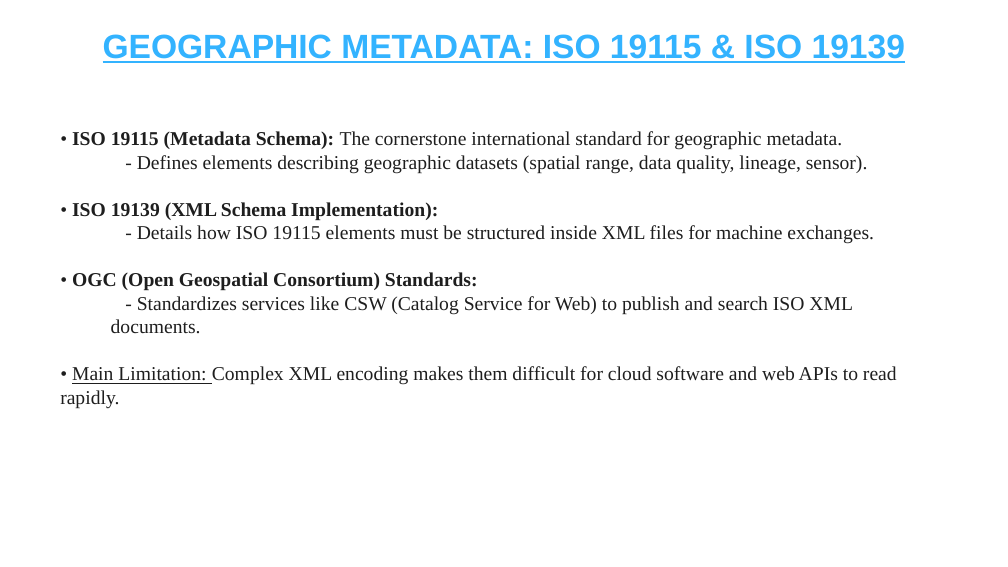
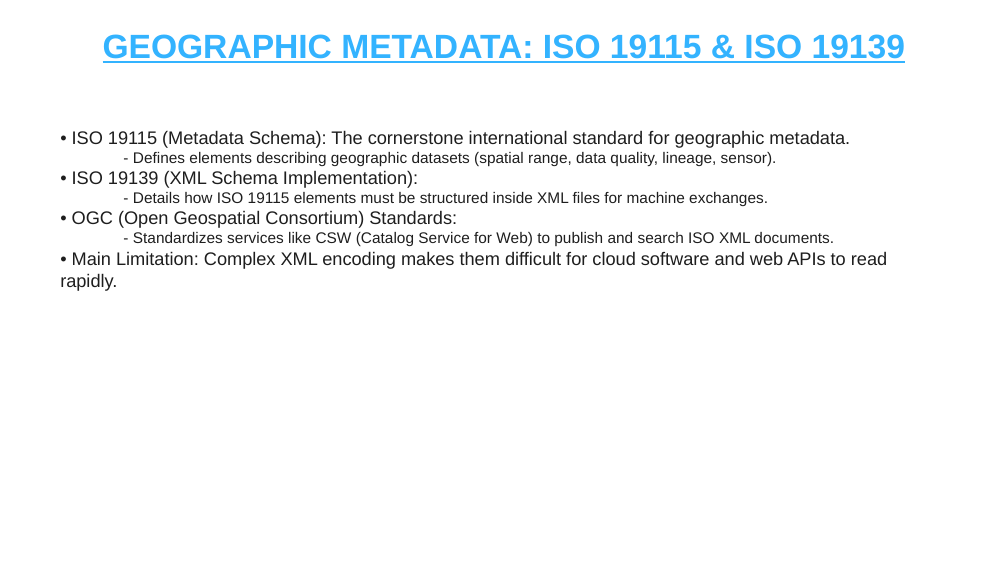
Before and after one commit to kancharlanavyatha/Drone-Footprint-Mapping-using-Qt6, a slide deck: slide 6 of Drone_Footprint_Mapping_and_Metadata_Standards.pptx (slide 4 before the commit). Drawn at 1008x567 pixels with LibreOffice and Linux fonts; fonts in the diff are those of the drawing. Boxes give left, top, right and bottom in pixels: in the first picture for what was removed or moved away, otherwise in the second. Text is boxed around its words. In the diff, an @@ line names an element or a change of style, - is before the commit and + after.

```diff
--- a/Drone_Footprint_Mapping_and_Metadata_Standards.pptx
+++ b/Drone_Footprint_Mapping_and_Metadata_Standards.pptx
@@ text "• ISO 19115 (Metadata Schema): ..." at [60,130,887,291]: size 14 to 13 pt in "• ISO 19115 (Metadata Schema): The cornerstone ...", "• ISO 19139 (XML Schema Implementation):", "• OGC (Open Geospatial Consortium) Standards:", "• Main Limitation: Complex XML encoding makes ..."; font Times New Roman to Arial; bold off in "ISO 19115 (Metadata Schema):", "ISO 19139 (XML Schema Implementation):", "OGC (Open Geospatial Consortium) Standards:"; size 14 to 11 pt in "- Defines elements describing geographic datasets (spatial ...", "- Details how ISO 19115 elements must ...", "- Standardizes services like CSW (Catalog Service ..."; underline off in "Main Limitation:" @@
```
Also in this commit, not shown: 6 other slides changed, 2 slides added, 3 other files.
